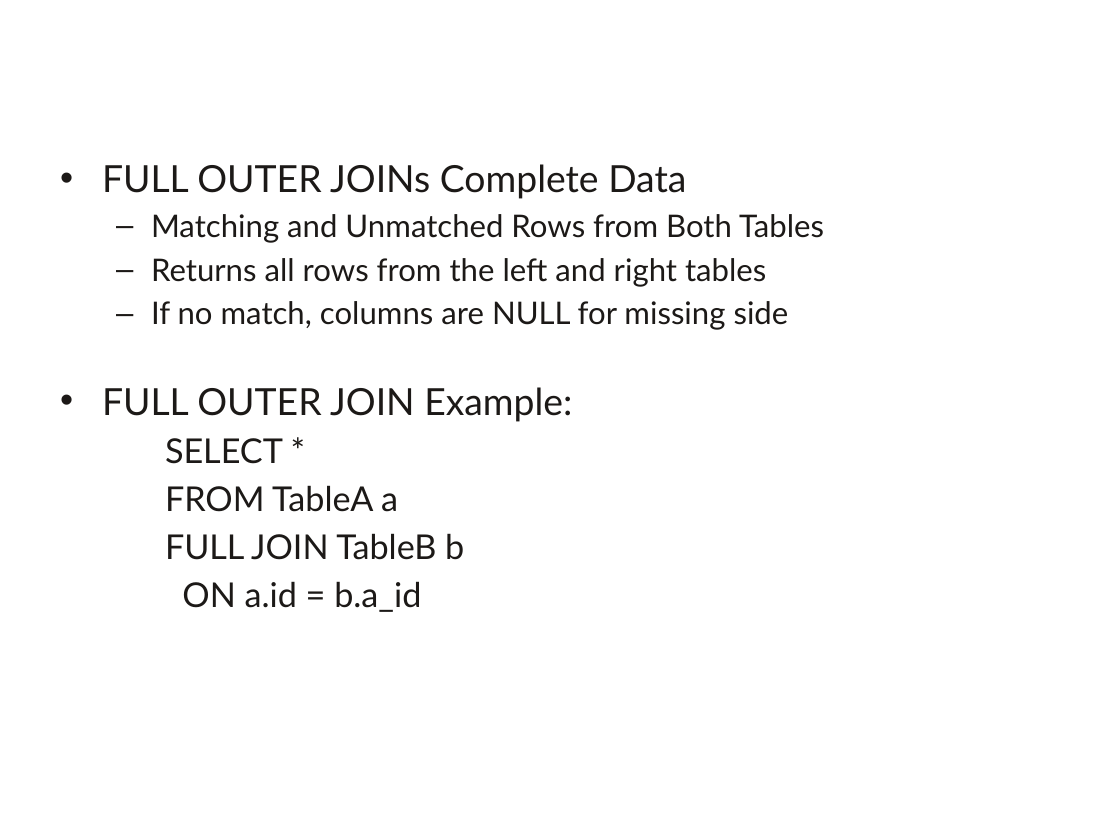
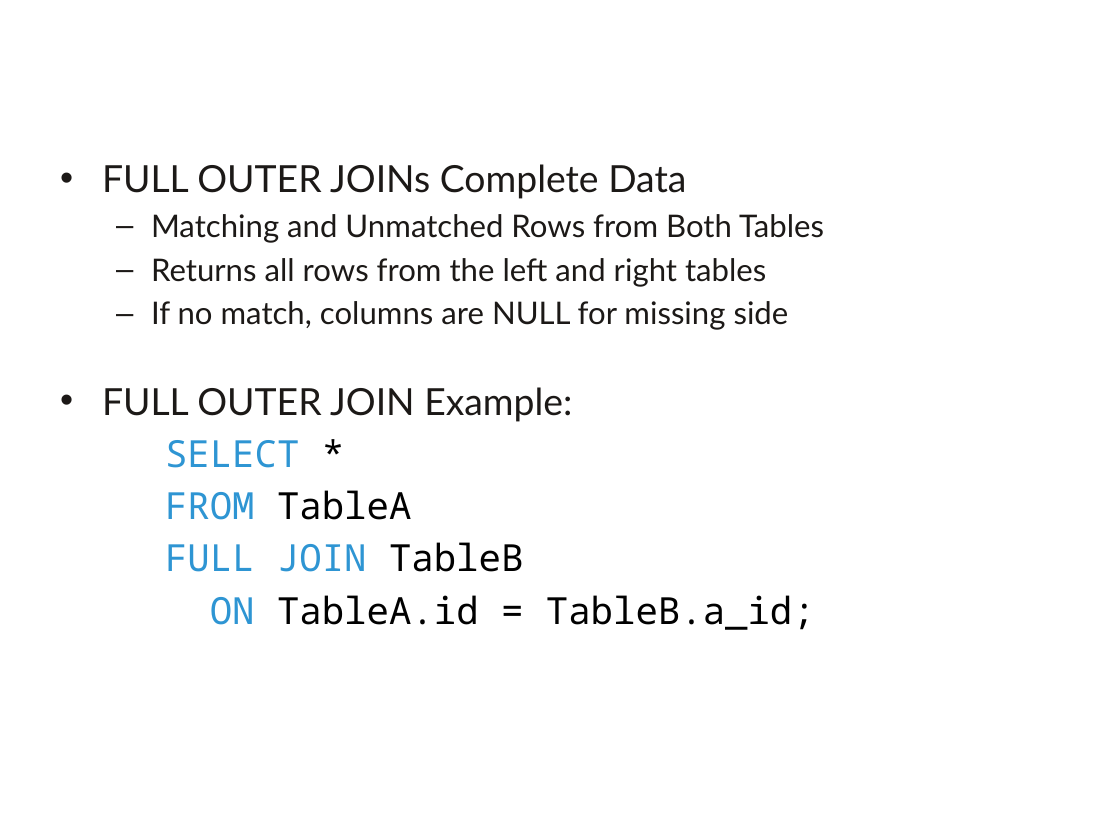
Before and after one commit to a099954/ABC-Program, a slide deck: slide 13 of SQL/Day 4 Joins/Joins.pptx (slide 22 before the commit). Drawn at 1120x840 pixels with LibreOffice and Linux fonts; fonts in the diff are those of the drawing; background and template pictures are left out. Boxes give left, top, right and bottom in pixels: in the first picture for what was removed or moved away, otherwise in the second. Text is boxed around its words. In the diff, an @@ line names an element or a change of style, - is before the commit and + after.

Commit message:
added the joins ppt and the temp tables

```diff
--- a/SQL/Day 4 Joins/Joins.pptx
+++ b/SQL/Day 4 Joins/Joins.pptx
@@ text at bbox=[165, 440, 299, 468]: size 22 to 24 pt, font Lato to Noto Sans Mono in "SELECT *"; text colour #1C1917 to #2E95D3 in "SELECT"; text colour #1C1917 to #000000 in "*" @@
@@ text at bbox=[165, 490, 815, 630]: text changed; size 22 to 24 pt; font Lato to Noto Sans Mono; text colour #1C1917 to #000000 @@
-    FROM TableA a
-    FULL JOIN TableB b
-    ON a.id = b.a_id
+    FROM TableA
+    FULL JOIN TableB
+    ON TableA.id = TableB.a_id;
```
Also in this commit, not shown: 15 other slides changed, 3 slides added, 6 other files.
